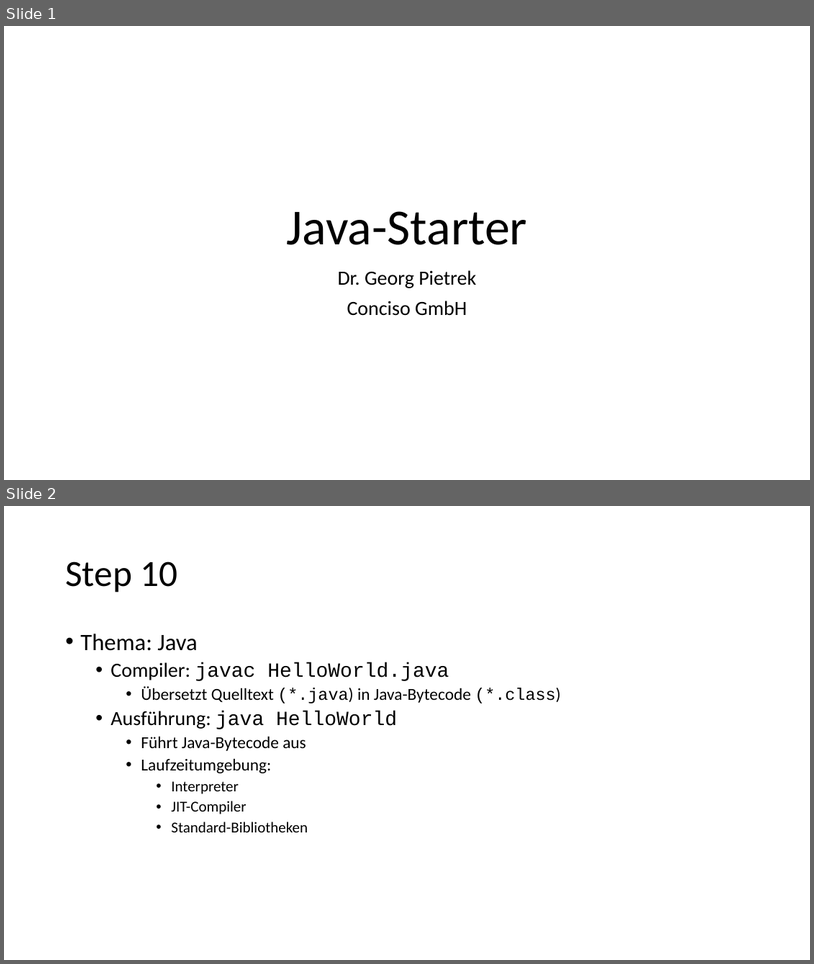
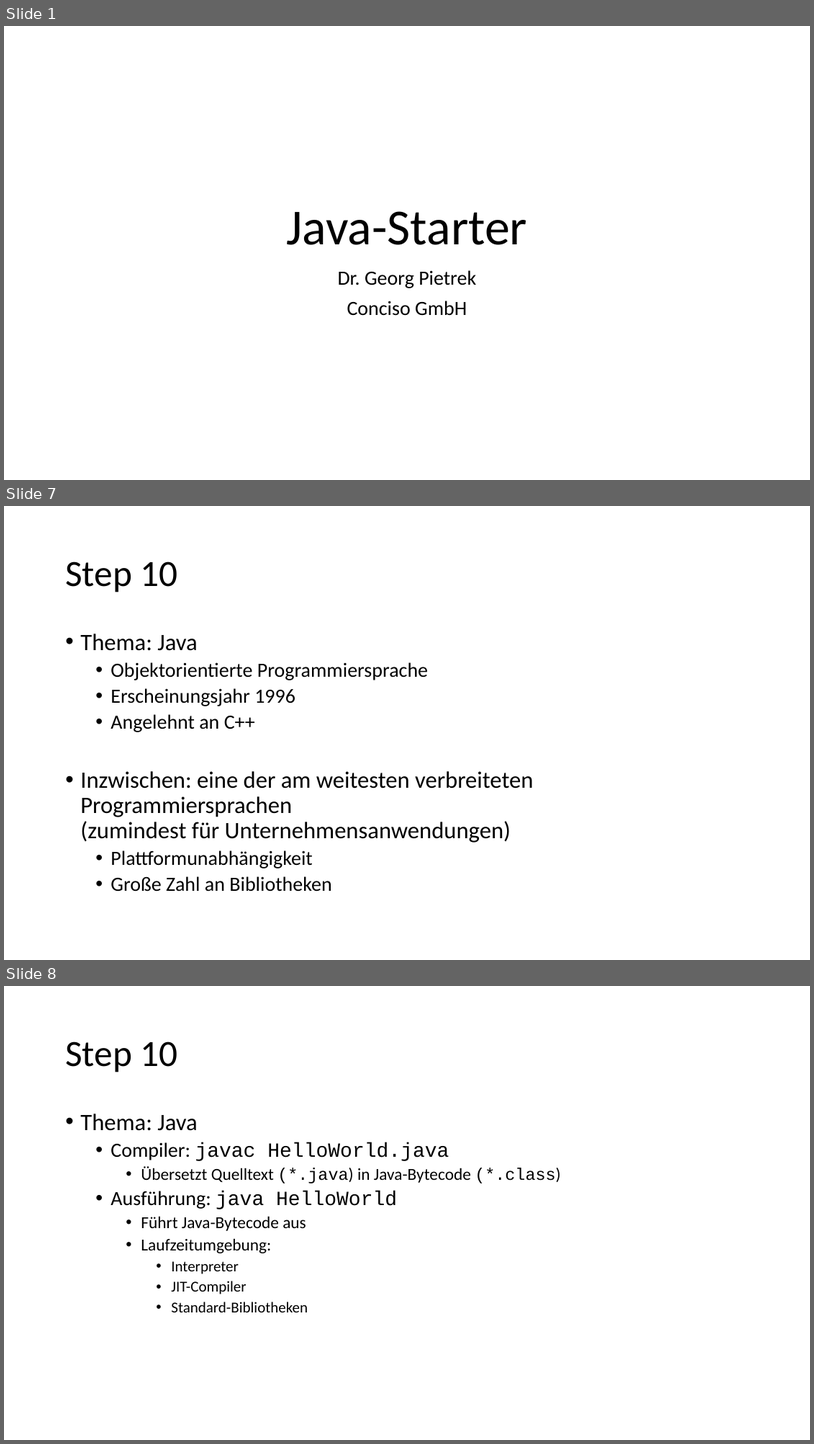
Before and after one commit to igeldo/PR4-SoSe23, a slide deck: Java-Starter.pptx. Shown one above the other, each under a label of ours: slides 1 and 2 before the commit, slides 1, 7 and 8 after it; the slides between them are not shown. The pictures are 814x964 and 814x1444 pixels, drawn with LibreOffice and Linux fonts; fonts in the diff are those of the drawing. Boxes give left, top, right and bottom in pixels: in the first picture for what was removed or moved away, otherwise in the second. Text is boxed around its words. In the diff, an @@ line names an element or a change of style, - is before the commit and + after.

```diff
--- a/Java-Starter.pptx
+++ b/Java-Starter.pptx
@@ slide 7 added at [4,506,810,960], background #FFFFFF @@
@@ title added at [65,561,178,592], 44 pt, text #000000 @@
+Step 10
@@ text added at [80,633,533,891], 24 pt, text #000000 @@
+• Thema: Java
+  • Objektorientierte Programmiersprache
+  • Erscheinungsjahr 1996
+  • Angelehnt an C++
+• Inzwischen: eine der am weitesten verbreiteten Programmiersprachen
+  (zumindest für Unternehmensanwendungen)
+  • Plattformunabhängigkeit
+  • Große Zahl an Bibliotheken
@@ what was slide 2 is now slide 8 @@
```
Also in this commit, not shown: 1 slide changed, 5 other slides added.
